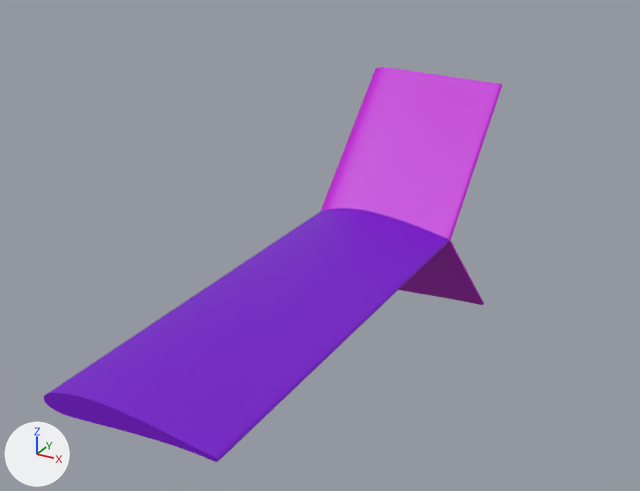
The Blender file src/assets/uav.blend, before and after one commit.
Camera for both pictures: a 50 mm lens placed at (3.27, -3.5, 3.01), pointed at (-0.18, 2.78, -0.13). Lighting does not change. The marker at lower left points along +X, +Y and +Z.

The first picture shows 'BezierCurve.000', 'BezierCurve.001', 'BezierCurve.002'.
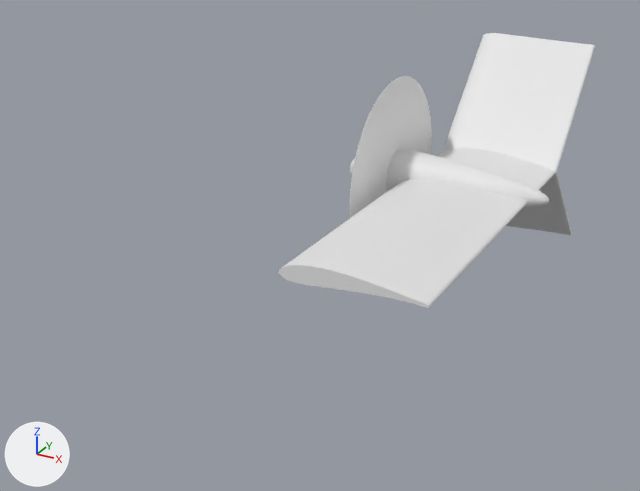
Pixel boxes [x1, y1, x2, y2] of what changed, in the pictures (640 x 491 px):
'BezierCurve.001', reshaped, moved (32% narrower, 37% shorter)
    before: [44, 208, 449, 462]
    after: [279, 148, 556, 308]
'BezierCurve.000', reshaped, moved (16% narrower, 21% shorter)
    before: [321, 67, 502, 241]
    after: [443, 33, 595, 171]
'uprop', added
    after: [349, 76, 432, 218]
'BezierCurve.002', reshaped, moved
    before: [399, 240, 484, 305]
    after: [442, 151, 572, 235]
'SurfSphere', now drawn
    after: [350, 149, 549, 209]

Diff of the bpy script that builds the scene:
```diff
--- a/src/assets/uav.blend.py
+++ b/src/assets/uav.blend.py
@@ me_surfsphere_001 @@
+me_surfsphere_001.from_pydata(...)  # 660 vertices, 1216 faces; spans x -1.15..1.0, y -0.72..0.72, z -0.74..0.74
@@ me_beziercurve_003 @@
+me_beziercurve_003.from_pydata(...)  # 334 vertices, 188 faces; spans x -0.63..0.83, y -0.47..-0.3, z -0.91..0.91
@@ me_beziercurve_002 @@
+me_beziercurve_002.from_pydata(...)  # 244 vertices, 188 faces; spans x -0.63..0.84, y -0.47..-0.27, z -2.0..2.0
@@ me_beziercurve_001 @@
+me_beziercurve_001 = me_beziercurve_003.copy(); me_beziercurve_001.name = 'BezierCurve.001'
@@ me_surfsphere_002 @@
+me_surfsphere_002.from_pydata(...)  # 640 vertices, 608 faces; spans x -1.0..1.0, y -1.0..1.0, z -1.0..1.0
+me_surfsphere_002.polygons.foreach_set('use_smooth', [True] * 608)
@@ ob_beziercurve_000 @@
-ob_beziercurve_000 = bpy.data.objects.new('BezierCurve.000', cu_beziercurve_001)
-ob_beziercurve_000.location = (0.16, 3.947, 0.311)
+ob_beziercurve_000 = bpy.data.objects.new('BezierCurve.000', me_beziercurve_001)
+ob_beziercurve_000.location = (0.473, 6.177, 0.311)
 ob_beziercurve_000.rotation_euler = (-0.785, 0.0, 0.0)  # degrees (-45, 0, 0)
@@ ob_beziercurve_001 @@
-ob_beziercurve_001 = bpy.data.objects.new('BezierCurve.001', cu_beziercurve_002)
-ob_beziercurve_001.location = (0.134, 1.439, 0.354)
+ob_beziercurve_001 = bpy.data.objects.new('BezierCurve.001', me_beziercurve_002)
+ob_beziercurve_001.location = (0.447, 3.67, 0.354)
 ob_beziercurve_001.rotation_euler = (1.571, -0.0471, 0.0)  # degrees (90, -2.7, 0)
@@ ob_beziercurve_002 @@
-ob_beziercurve_002 = bpy.data.objects.new('BezierCurve.002', cu_beziercurve_003)
-ob_beziercurve_002.location = (0.16, 3.947, -0.316)
+ob_beziercurve_002 = bpy.data.objects.new('BezierCurve.002', me_beziercurve_003)
+ob_beziercurve_002.location = (0.473, 6.177, -0.316)
 ob_beziercurve_002.rotation_euler = (0.785, 0.0, 0.0)  # degrees (45, 0, 0)
@@ ob_surfsphere @@
-ob_surfsphere = bpy.data.objects.new('SurfSphere', cu_surfsphere)
+ob_surfsphere = bpy.data.objects.new('SurfSphere', me_surfsphere_001)
 ob_surfsphere.location = (0.081, 2.239, 0.012)
@@ ob_uprop @@
+ob_uprop = bpy.data.objects.new('uprop', me_surfsphere_002)
+ob_uprop.location = (-0.239, 4.467, 0.007)
+ob_uprop.scale = (0.0244, 1.0, 1.0)
```
